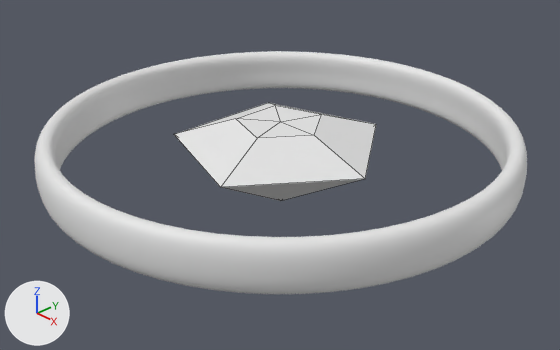
A saved change to the Blender file ring.blend.
Before and after are seen from a 50 mm lens placed at (0.977, -0.921, 0.596), pointed at (0.007, -0.009, -0.063). Lighting does not change. The marker at lower left points along +X, +Y and +Z. Mesh edges are drawn as thin lines on the coarser meshes.

Names of what the first picture shows: 'BezierCircle', 'Diamond'.
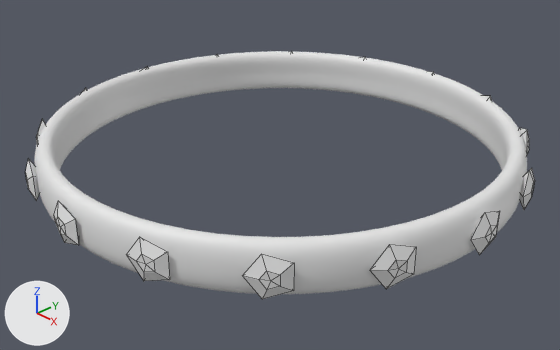
Commit message: added rind of diamonds

What changed in the scene script:
```text
Add cu_beziercircle:
    cu_beziercircle = bpy.data.curves.new('BezierCircle', 'CURVE')
    cu_beziercircle.dimensions = '3D'
    _sp = cu_beziercircle.splines.new('BEZIER'); _sp.bezier_points.add(3)
    _sp.bezier_points.foreach_set('co', [-1.0, 0.0, 0.0, 0.0, 1.0, 0.0, 1.0, 0.0, 0.0, 0.0, -1.0, 0.0])
    _sp.bezier_points.foreach_set('handle_left', [-1.0, -0.552, 0.0, -0.552, 1.0, 0.0, 1.0, 0.552, 0.0, 0.552, -1.0, 0.0])
    _sp.bezier_points.foreach_set('handle_right', [-1.0, 0.552, 0.0, 0.552, 1.0, 0.0, 1.0, -0.552, 0.0, -0.552, -1.0, 0.0])
    for _p, _l, _r in zip(_sp.bezier_points, ['AUTO', 'AUTO', 'AUTO', 'AUTO'], ['AUTO', 'AUTO', 'AUTO', 'AUTO']): _p.handle_left_type = _l; _p.handle_right_type = _r
    _sp.order_u = 0
    _sp.order_v = 0
    _sp.use_cyclic_u = True
    cu_beziercircle.use_path = True
    cu_beziercircle.fill_mode = 'FULL'
Change ob_diamond:
    ob_diamond.rotation_euler: (0.0, 0.0, 0.0) -> (-1.571, 0.0, 0.0)  # degrees (0, 0, 0) -> degrees (-90, 0, 0)
    ob_diamond.scale: (0.12, 0.12, 0.12) -> (0.0224, 0.0224, 0.0224)
    add _m = ob_diamond.modifiers.new('Array', 'ARRAY')
    add _m.count = 16
    add _m.relative_offset_displace = (2.51, 0.0, 0.0)
    add _m = ob_diamond.modifiers.new('Curve', 'CURVE')
    add _m.object = ob_ось_алмазов
Add ob_ось_алмазов:
    ob_ось_алмазов = bpy.data.objects.new('ось алмазов', cu_beziercircle)
    ob_ось_алмазов.location = (0.0, 0.0, 0.0)
    ob_ось_алмазов.scale = (0.454, 0.454, 0.454)
    _m = ob_ось_алмазов.modifiers.new('Curve', 'CURVE')
```

Boxes (x1, y1, x2, y2) around the edits, measured in the pictures (560 x 350 px):
'Diamond', turned, rescaled, modifiers changed
    before: (174, 103, 376, 201)
    after: (25, 51, 535, 299)
